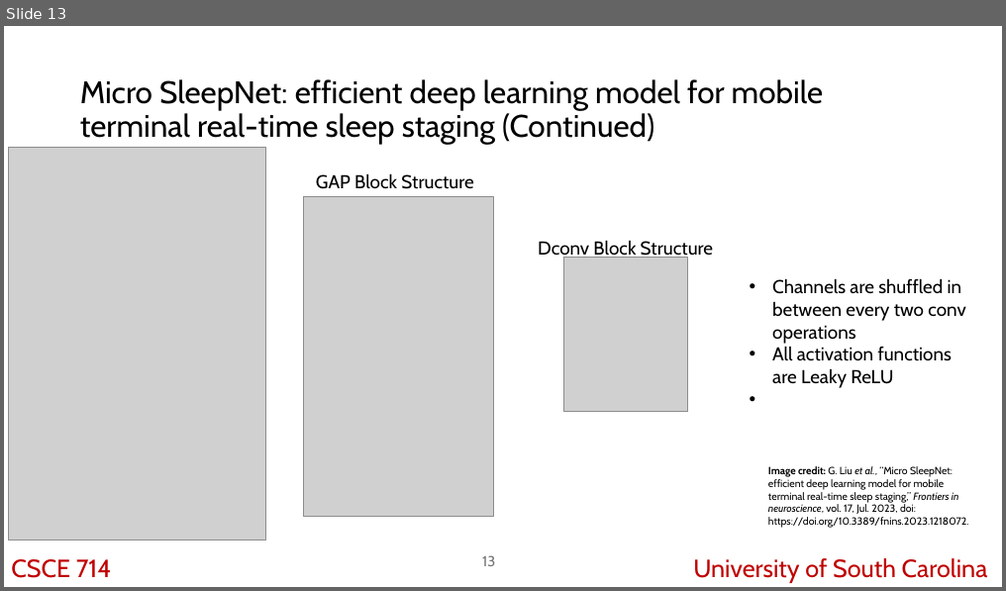
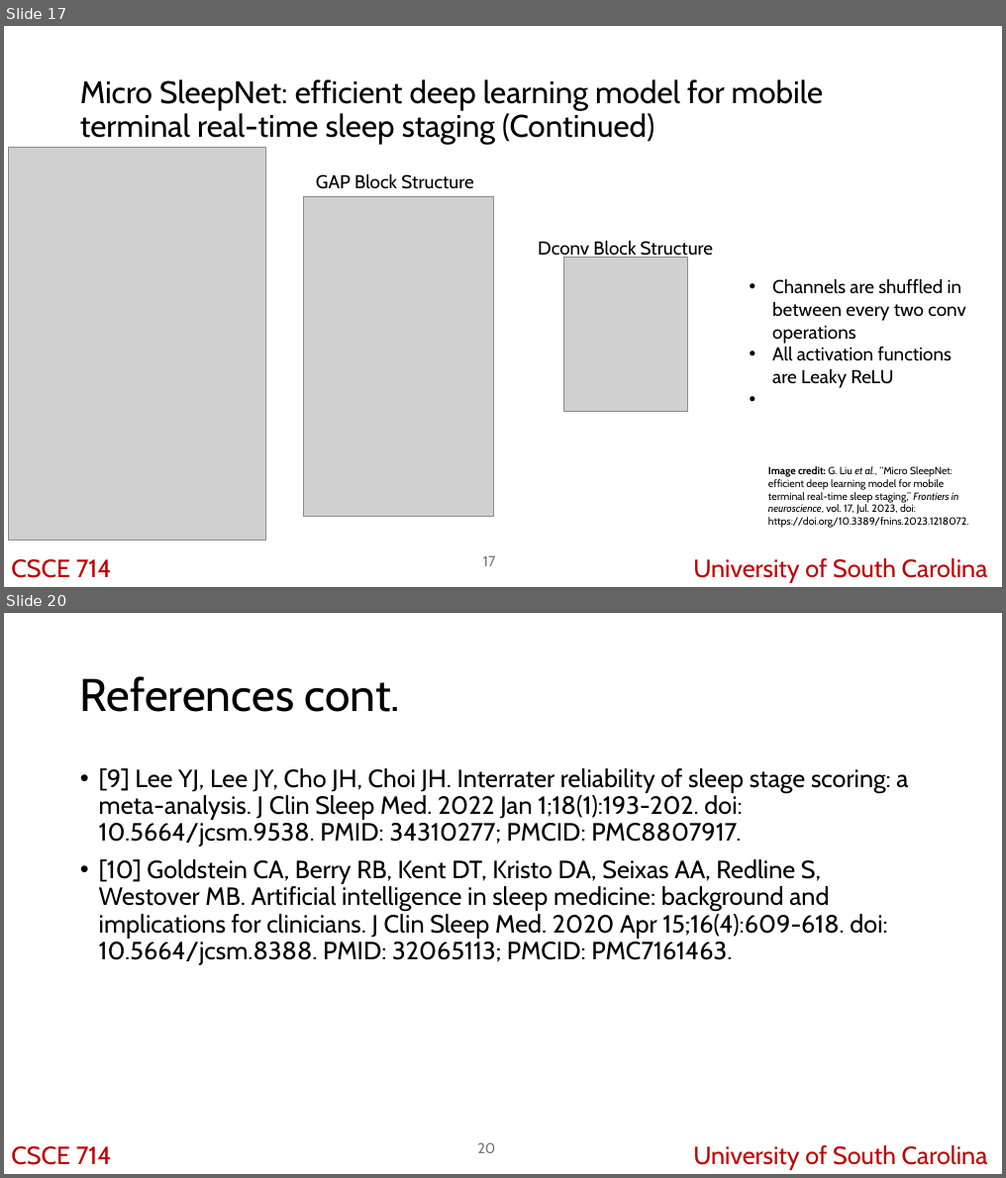
Before and after one commit to KubaJerz/sleep-stage-classifier, a slide deck: CSCE 714 Midterm Presentation.odp. Shown one above the other, each under a label of ours: slide 13 before the commit, slides 17 and 20 after it; the slides between them are not shown. The pictures are 1006x591 and 1006x1178 pixels, drawn with LibreOffice and Linux fonts; fonts in the diff are those of the drawing; grey boxes stand for pictures. Boxes give left, top, right and bottom in pixels: in the first picture for what was removed or moved away, otherwise in the second. Text is boxed around its words. In the diff, an @@ line names an element or a change of style, - is before the commit and + after.

```diff
--- a/CSCE 714 Midterm Presentation.odp
+++ b/CSCE 714 Midterm Presentation.odp
@@ slide 20 added at <box>4,613,1002,1174</box>, background #FFFFFF @@
@@ title added at <box>80,676,400,712</box>, 44 pt, text #000000 @@
+References cont.
@@ text added at <box>99,768,908,965</box>, 24 pt, text #000000 @@
+• [9] Lee YJ, Lee JY, Cho JH, Choi JH. Interrater reliability of sleep stage scoring: a meta-analysis. J Clin Sleep Med. 2022 Jan 1;18(1):193-202. doi: 10.5664/jcsm.9538. PMID: 34310277; PMCID: PMC8807917.
+• [10] Goldstein CA, Berry RB, Kent DT, Kristo DA, Seixas AA, Redline S, Westover MB. Artificial intelligence in sleep medicine: background and implications for clinicians. J Clin Sleep Med. 2020 Apr 15;16(4):609-618. doi: 10.5664/jcsm.8388. PMID: 32065113; PMCID: PMC7161463.
@@ text added at <box>11,1147,112,1165</box>, 24 pt, text #C00000 @@
+CSCE 714
@@ page number added at <box>477,1143,495,1154</box>, 14 pt, text #767676 @@
+20
@@ text added at <box>693,1146,988,1170</box>, 24 pt, text #C00000 @@
+University of South Carolina
@@ what was slide 13 is now slide 17 @@
@@ page number at <box>483,556,496,567</box>: text changed @@
-13
+17
```
Also in this commit, not shown: 8 slides changed, 6 other slides added, 1 slide removed, 5 other files.
